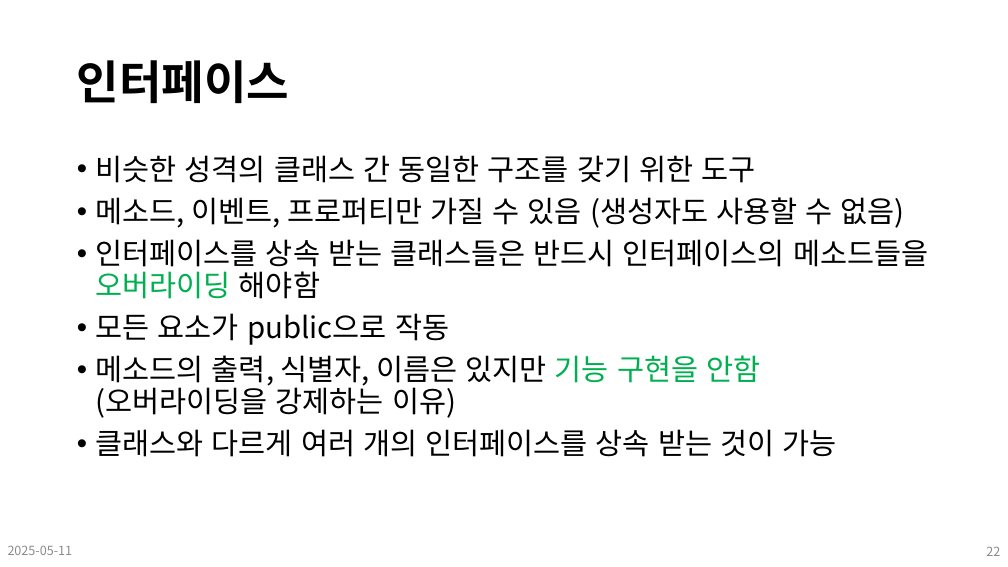
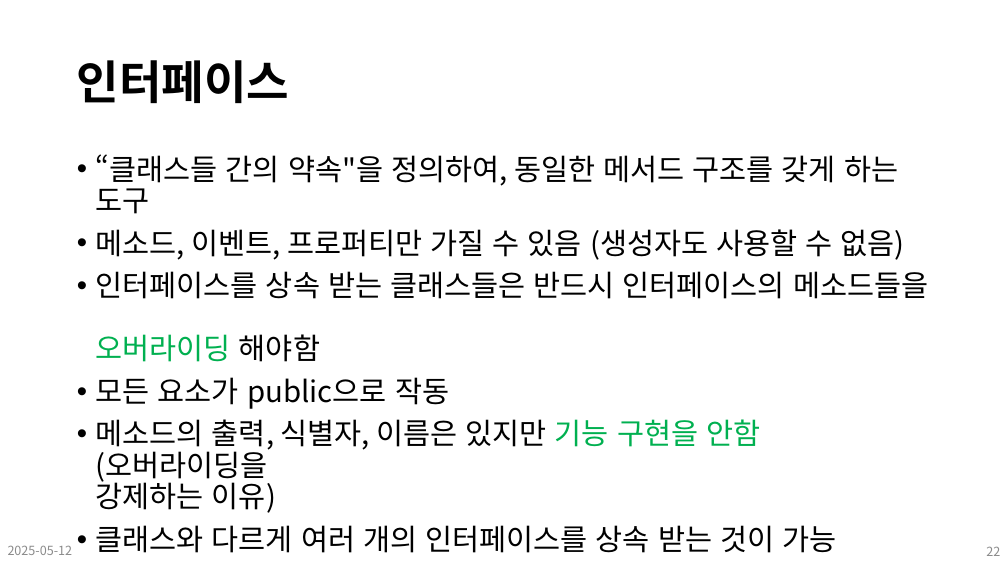
Before and after one commit to Leader-Lesson/KDT_SF_Short_5th, a slide deck: slide 22 of material/12_CSharp_심화문법 (상속).pptx. Drawn at 1008x567 pixels with LibreOffice and Linux fonts; fonts in the diff are those of the drawing; background and template pictures are left out. Boxes give left, top, right and bottom in pixels: in the first picture for what was removed or moved away, otherwise in the second. Text is boxed around its words. In the diff, an @@ line names an element or a change of style, - is before the commit and + after.

Commit message:
lecture : 250512

```diff
--- a/material/12_CSharp_심화문법 (상속).pptx
+++ b/material/12_CSharp_심화문법 (상속).pptx
@@ text at [96,154,898,214]: text changed @@
-• 비슷한 성격의 클래스 간 동일한 구조를 갖기 위한 도구
+• “클래스들 간의 약속"을 정의하여, 동일한 메서드 구조를 갖게 하는 도구
@@ text at [8,546,73,555]: text changed @@
-2025-05-11
+2025-05-12
```
Also in this commit, not shown: 25 other slides changed, 31 other files.
